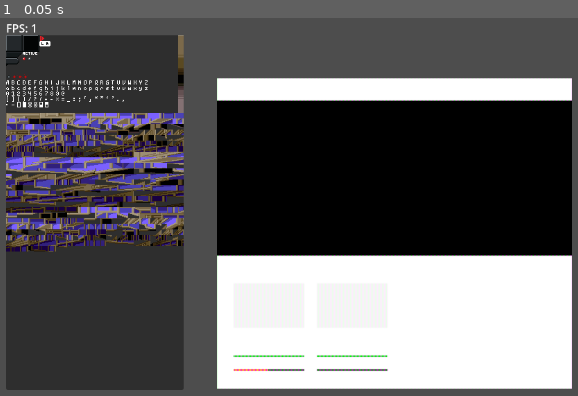
Above: before the commit, frame 1.
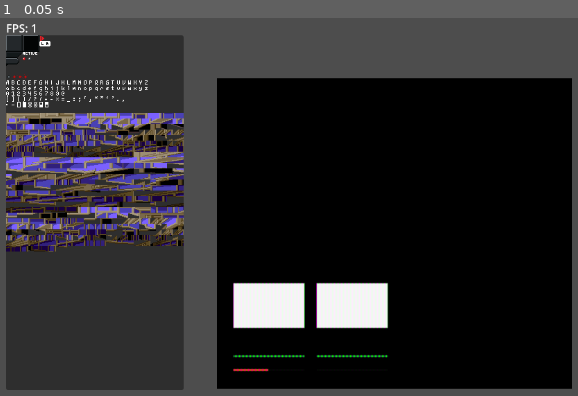
Above: after the commit, the same moment.

Repository: Momonyaro/godot-splatmap
Game: Godot game, scene res://test.tscn
Two runs of this game, one before a commit and one after it. Both use one fixed random seed, a clock stepped at 60 frames per second and the inputs below.
Inputs:
- Up to frame 1 (0.05 s): no input

The runs differ from the first frame. In frame 1, 23% of the frame differs, in the area x 30-99%, y 4-99%.
Error in both runs: Invalid call. Nonexistent function 'blit_rect_complex' in base 'Image'. (res://addons/splatmap/core/vram.gd:29)

Commit message:
slowly but surely moving things out of splatmap_viewport. Most of the rendering transferred but some issues remain for 180 deg turns.

Diff:
--- a/code/core/game.gd
+++ b/code/core/game.gd
@@ -9,6 +9,7 @@
 
 
 func set_state(key: String, value: Variant, send_event: bool = true) -> void:
+	print("setting state for %s - %s" % [key, value])
 	var path := _build_path(key)
 	if path.size() > 0:
 		var last_box := _state
--- /dev/null
+++ b/code/core/input.gd
@@ -0,0 +1,91 @@
+extends Node
+
+## [input.gd]
+## Handles input events.
+
+var _moving := false
+var _turning := 0
+var _turn_dir := 0
+
+var _target_position := Vector2i()
+var _target_facing := 0
+
+var _observed_states := [
+	"input.allow_move", "input.allow_turn", "input.moving", "input.turning"
+]
+
+var _initial_input_state: Dictionary = {
+	"input.allow_move": true, "input.allow_turn": true,
+	"input.moving": _moving, "input.turning": _turning,
+	"input.move_dir": Vector2i(), "input.turn_dir": _turn_dir
+}
+
+
+func _enter_tree() -> void:
+	owner.state_updated.connect(_on_state_updated)
+
+
+func _exit_tree() -> void:
+	owner.state_updated.disconnect(_on_state_updated)
+
+
+func _ready() -> void:
+	var bulk_keys := []
+	var bulk_values := []
+	for key in _initial_input_state.keys():
+		bulk_keys.push_back(key)
+		bulk_values.push_back(_initial_input_state[key])
+
+	owner.bulk_set_state("input", bulk_keys, bulk_values)
+
+
+func update() -> void:
+	_moving = owner.get_state("input.moving", _moving)
+	_turning = owner.get_state("input.turning", _turning)
+
+
+func _input(event: InputEvent) -> void:
+	if _turning > 0 or _moving:
+		return
+
+	if event is InputEventKey and event.pressed:
+		if event.keycode == KEY_RIGHT:
+			_turn(1)
+		elif event.keycode == KEY_LEFT:
+			_turn(-1)
+		elif event.keycode == KEY_DOWN:
+			_turn(2)
+		elif event.keycode == KEY_UP:
+			_try_step()
+
+
+func _turn(delta: int) -> void:
+	_target_facing = owner.get_state("world.player.facing", 0) + signi(delta)
+	if _target_facing >= 4: _target_facing -= 4
+	if _target_facing < 0: _target_facing += 4
+	_turn_dir = signi(delta)
+	_turning = absi(delta)
+	owner.set_state("input.turn_dir", _turn_dir)
+	owner.set_state("input.turning", _turning)
+
+
+func _try_step() -> void:
+	var can_traverse := true
+	var player_pos: Vector2i = owner.get_state("world.player.position", Vector2i())
+	var player_facing: int = owner.get_state("world.player.facing", 0)
+
+	var edge: DungeonEdgeResource = %Map.get_edge(player_pos, player_facing)
+	if edge != null:
+		can_traverse = edge.can_traverse
+	if can_traverse:
+		owner.set_state("input.move_dir", DungeonDirection.get_vector(player_facing))
+	else:
+		owner.set_state("input.move_dir", Vector2i())
+
+	_moving = true
+	owner.set_state("input.moving", _moving)
+
+
+func _on_state_updated(key: String, _value: Variant) -> void:
+	if key in _observed_states:
+		update()
--- a/code/core/world.gd
+++ /dev/null
@@ -1,9 +0,0 @@
-extends Node
-
-## [world.gd]
-## This what maintains state for the game world. Player position, turning and such.
-
-
-# Called when the node enters the scene tree for the first time.
-func _ready() -> void:
-	pass # Replace with function body.
--- a/code/maps/resources/dungeon_map_resource.gd
+++ b/code/maps/resources/dungeon_map_resource.gd
@@ -1,6 +1,7 @@
 @tool class_name DungeonMapResource extends Resource
 
 @export var size: Vector2i = Vector2i(16, 16)
+@export_file_path var tileset_ref: String = ""
 
 @export_group("Map Data")
 @export var cells: Array[DungeonCellResource] = []
--- a/code/maps/tilesets/smt1_mall_tileset.gd
+++ b/code/maps/tilesets/smt1_mall_tileset.gd
@@ -1,18 +1,22 @@
 extends LevelTileset
 
-@export var tileset: BakeResultResource
+var tileset_ref: String = "res://art/vcpr_bake_test_mall.tres"
+var _tileset: BakeResultResource
 var _current_offset := Vector2i(0, 0)
 var _baked_walls := {}
+
+func _init() -> void:
+	_tileset = load(tileset_ref)
 
 func write_to_vram(vram, offset: Vector2i) -> void:
 	_current_offset = offset
 	vram.write_img(offset.x, offset.y, get_vram_data().get_image(), Rect2i(Vector2i(), get_vram_size()))
 
 func get_vram_data() -> Texture2D:
-	return load(tileset.atlas_path)
+	return load(_tileset.atlas_path)
 
 func get_vram_size() -> Vector2i:
-	return tileset.atlas_size
+	return _tileset.atlas_size
 
 func get_complex_wall(key: String) -> Array:
 	if _baked_walls.has(key):
@@ -199,22 +203,22 @@
 
 
 func _get_region_height(region: int) -> int:
-	if tileset == null:
+	if _tileset == null:
 		return 0
 
-	var region_cell_size: Vector2i = tileset.regions[region].size / tileset.tile_size
+	var region_cell_size: Vector2i = _tileset.regions[region].size / _tileset.tile_size
 	return region_cell_size.y
 
 
 # Works off the assumption that all sprites are by default drawn for right walls
 func _build_left_wall(region: int) -> Array:
-	if tileset == null:
+	if _tileset == null:
 		return []
 
-	var region_cell_size: Vector2i = tileset.regions[region].size / tileset.tile_size
+	var region_cell_size: Vector2i = _tileset.regions[region].size / _tileset.tile_size
 
 	var to_return = []
-	for mapping in tileset.mappings:
+	for mapping in _tileset.mappings:
 		if mapping.region_index != region:
 			continue
 		if mapping.atlas_position == Vector2i(-1, -1):
@@ -224,7 +228,7 @@
 		var y := mapping.tile_position.y
 
 		to_return.push_back([
-			_current_offset + (mapping.atlas_position / tileset.tile_size),
+			_current_offset + (mapping.atlas_position / _tileset.tile_size),
 			Vector2i(x, y),
 			true,
 			false,
@@ -235,18 +239,18 @@
 
 
 func _build_right_wall(region: int) -> Array:
-	if tileset == null:
+	if _tileset == null:
 		return []
 
 	var to_return = []
-	for mapping in tileset.mappings:
+	for mapping in _tileset.mappings:
 		if mapping.region_index != region:
 			continue
 		if mapping.atlas_position == Vector2i(-1, -1):
 			continue
 
 		to_return.push_back([
-			_current_offset + (mapping.atlas_position / tileset.tile_size),
+			_current_offset + (mapping.atlas_position / _tileset.tile_size),
 			mapping.tile_position,
 			false,
 			false,
@@ -257,13 +261,13 @@
 
 
 func _build_flat_wall(region: int) -> Array:
-	if tileset == null:
+	if _tileset == null:
 		return []
 
-	var region_cell_size: Vector2i = tileset.regions[region].size / tileset.tile_size
+	var region_cell_size: Vector2i = _tileset.regions[region].size / _tileset.tile_size
 
 	var to_return = []
-	for mapping in tileset.mappings:
+	for mapping in _tileset.mappings:
 		if mapping.region_index != region:
 			continue
 		if mapping.atlas_position == Vector2i(-1, -1):
@@ -273,7 +277,7 @@
 		var rev_y := mapping.tile_position.y
 
 		to_return.push_back([
-			_current_offset + (mapping.atlas_position / tileset.tile_size),
+			_current_offset + (mapping.atlas_position / _tileset.tile_size),
 			mapping.tile_position,
 			false,
 			false,
@@ -281,7 +285,7 @@
 		])
 
 		to_return.push_back([
-			_current_offset + (mapping.atlas_position / tileset.tile_size),
+			_current_offset + (mapping.atlas_position / _tileset.tile_size),
 			Vector2i(rev_x, rev_y),
 			true,
 			false,
--- a/code/ui/components/ui_comp_base.gd
+++ b/code/ui/components/ui_comp_base.gd
@@ -12,13 +12,13 @@
 func _exit_tree() -> void:
 	owner.state_updated.disconnect(_on_state_updated)
 
+func _on_state_updated(key: String, _value: Variant) -> void:
+	if key in _observed_states:
+		update()
+
 func _register_draw(cmd: SplatCmd) -> void:
 	_cmds.push_back(Splatmap.register_draw(cmd))
 	pass
 
-func _on_state_updated(key: String, _value: Variant) -> void:
-	if key in _observed_states:
-		update()
-
 func _get_game() -> Node:
 	return owner
--- a/code/ui/ui.gd
+++ b/code/ui/ui.gd
@@ -9,11 +9,10 @@
 }
 
 var _initial_ui_state: Dictionary = {
-	"ui.layer": 2,
+	"ui.layer": 3,
 	"ui.frame.visible": true,
 	"ui.cmdbar.visible": true,
 	"ui.party.visible": true,
-	"ui.party.in_battle": true,
 	"ui.party.items": [
 		{ "name": "Momonyaro", "hp": Vector2i(999, 999), "ap": Vector2i(100, 200), "active": true },
 		{ "name": "Splatmap", "hp": Vector2i(999, 999), "ap": Vector2i(0, 0), "active": false }
--- /dev/null
+++ b/code/world/components/map.gd
@@ -0,0 +1,147 @@
+extends WorldComponentBase
+
+
+var map: DungeonMapResource = null
+var _loaded_map: String = ""
+var _move_progress := 0.0
+var _sub_offset := Vector2i()
+var _reachable_cells: Array[Vector2i]= []
+
+var _layer: int
+var _player_pos: Vector2i
+var _player_facing: int
+var _moving: bool
+var _move_dir: Vector2i
+var _turning: int
+var _turn_dir: int
+
+
+func _init() -> void:
+	_observed_states = [
+		"world", "world.layer", "world.map", "world.stage", "world.player.position",
+		"world.player.facing", "input.moving", "input.turning"
+	]
+
+
+func _process(delta: float) -> void:
+	if !map:
+		return
+
+	var culled_data := []
+	if _moving:
+		if _move_progress <= 0.5:
+			culled_data = DungeonRenderUtils.get_step_render_batch(_player_pos, _player_facing, map, _reachable_cells)
+		else:
+			_reachable_cells = map.get_reachable_cells(_player_pos + _move_dir)
+			culled_data = DungeonRenderUtils.get_default_render_batch(_player_pos + _move_dir, _player_facing, map, _reachable_cells)
+		_sub_offset.x = 0
+		_move_progress = clampf(_move_progress + delta * 3, 0.0, 1.0)
+	elif _turning > 0:
+		var _target_facing = _player_facing + (_turning * _turn_dir)
+		if _target_facing >= 4: _target_facing -= 4
+		elif _target_facing < 0: _target_facing += 4
+
+		if _move_progress <= 0.25:
+			var slide_x := lerpf(0.0, -1.0, _move_progress * 4)
+			_sub_offset.x = roundi(8 * _turn_dir * slide_x)
+			culled_data = DungeonRenderUtils.get_default_render_batch(_player_pos, _player_facing, map, _reachable_cells)
+		elif _move_progress <= 0.75:
+			var slide_x := lerpf(1.0, -1.0, (_move_progress - 0.25) * 2)
+			_sub_offset.x = roundi(16 * _turn_dir * slide_x)
+			culled_data = DungeonRenderUtils.get_turning_render_batch(_player_pos, _player_facing, _target_facing, map, _reachable_cells)
+		else:
+			var slide_x := lerpf(1.0, 0.0, (_move_progress - 0.75) * 4)
+			_sub_offset.x = roundi(8 * _turn_dir * slide_x)
+			culled_data = DungeonRenderUtils.get_default_render_batch(_player_pos, _target_facing, map, _reachable_cells)
+		_move_progress = clampf(_move_progress + delta * 2, 0.0, 1.0)
+	else:
+		#culled_data = DungeonRenderUtils.get_step_render_batch(_player_pos, _player_facing, test_map)
+		culled_data = DungeonRenderUtils.get_default_render_batch(_player_pos, _player_facing, map, _reachable_cells)
+		_move_progress = clampf(_move_progress + delta, 0.0, 1.0)
+
+	if _move_progress == 1.0:
+		var new_turning = maxi(0, _turning - 1)
+		_sub_offset.x = 0
+		if _moving:
+			owner.set_state("world.player.position", _player_pos + _move_dir)
+			owner.set_state("input.moving", false)
+		if new_turning > 0 and _turning != new_turning:
+			_move_progress = 0.0
+			owner.set_state("world.player.facing", _loop_between(_player_facing + _turn_dir, 0, 4))
+		elif new_turning == 0 and _turning != new_turning:
+			owner.set_state("world.player.facing", _loop_between(_player_facing + _turn_dir, 0, 4))
+
+		if _turning != new_turning:
+			owner.set_state("input.turning", new_turning)
+
+	for line in culled_data:
+		var wall_h: int = $Tileset.get_wall_height(line[0])
+		var grid_pos: Vector2i = (Vector2i(0, 2 - wall_h) + line[1]) * Splatmap.Vram.CELL_SIZE
+		Splatmap.add_immediate(SplatDrawComplexCmd.new($Tileset.get_complex_wall(line[0]), _sub_offset + grid_pos, _layer, false))
+
+
+func update() -> void:
+	var map_name: String = owner.get_state("world.map", "")
+
+	if map_name != _loaded_map:
+		_update_map(map_name)
+
+	if !map:
+		return
+
+	_update_input()
+	_update_world()
+
+
+func get_edge(position: Vector2i, facing: int) -> DungeonEdgeResource:
+	if map == null:
+		return null
+
+	return map.get_edge(position, facing)
+
+
+func _update_map(map_name: String) -> void:
+	map = load(map_name)
+	_loaded_map = map_name
+
+	if map.tileset_ref == "":
+		return
+
+	_player_pos = map.find_pos_with_tag(&"spawn")
+	_reachable_cells = map.get_reachable_cells(_player_pos)
+
+	# This section is funky as hell and there's probably a better way...
+	var tileset_parent := $Tileset
+	var tileset: LevelTileset = load(map.tileset_ref).new()
+	tileset_parent.set_script(tileset.get_script())
+
+	$Tileset.write_to_vram(Splatmap._vram, Vector2i(0, 14))
+
+
+func _update_input() -> void:
+	_moving = owner.get_state("input.moving", false)
+	if _moving:
+		_move_progress = 0.0
+	_move_dir = owner.get_state("input.move_dir", Vector2i())
+	_turning = owner.get_state("input.turning", 0)
+	if _turning > 0:
+		_move_progress = 0.0
+
+	_turn_dir = owner.get_state("input.turn_dir", 0)
+
+
+func _update_world() -> void:
+	_layer = owner.get_state("world.layer", 1)
+	var new_player_pos: Vector2i = owner.get_state("world.player.position", Vector2i())
+	if new_player_pos != _player_pos:
+		_player_pos = new_player_pos
+		_reachable_cells = map.get_reachable_cells(_player_pos)
+	_player_facing = owner.get_state("world.player.facing", 0)
+
+
+func _loop_between(v: int, min: int, max: int) -> int:
+	while v >= max:
+		v -= max
+	while v < min:
+		v += max
+	return v
--- /dev/null
+++ b/code/world/components/world_comp_base.gd
@@ -0,0 +1,24 @@
+@abstract class_name WorldComponentBase extends Node
+
+var _cmds := []
+var _observed_states := []
+
+@abstract func update() -> void
+
+
+func _enter_tree() -> void:
+	owner.state_updated.connect(_on_state_updated)
+
+func _exit_tree() -> void:
+	owner.state_updated.disconnect(_on_state_updated)
+
+func _on_state_updated(key: String, _value: Variant) -> void:
+	if key in _observed_states:
+		update()
+
+func _register_draw(cmd: SplatCmd) -> void:
+	_cmds.push_back(Splatmap.register_draw(cmd))
+	pass
+
+func _get_game() -> Node:
+	return owner
--- /dev/null
+++ b/code/world/world.gd
@@ -0,0 +1,20 @@
+extends Node
+
+## [world.gd]
+## This what maintains state for the game world. Player position, turning and such.
+
+var _initial_world_state: Dictionary = {
+	"world.layer": 1,
+	"world.player.facing": 2,
+	"world.player.position": Vector2i(7, 1),
+	"world.map": "res://test_map.tres"
+}
+
+func _ready() -> void:
+	var bulk_keys := []
+	var bulk_values := []
+	for key in _initial_world_state.keys():
+		bulk_keys.push_back(key)
+		bulk_values.push_back(_initial_world_state[key])
+
+	owner.bulk_set_state("world", bulk_keys, bulk_values)
--- a/scenes/game.tscn
+++ b/scenes/game.tscn
@@ -1,18 +1,29 @@
 [gd_scene format=3 uid="uid://bxo32tp0nir2d"]
 
 [ext_resource type="Script" uid="uid://b0ipvneunsqos" path="res://code/core/game.gd" id="1_uwrxv"]
-[ext_resource type="Script" uid="uid://d26w8v0dab83x" path="res://code/core/world.gd" id="2_p57ef"]
+[ext_resource type="Script" uid="uid://ddtrpxcm0t8uq" path="res://code/core/input.gd" id="2_gee14"]
+[ext_resource type="Script" uid="uid://d26w8v0dab83x" path="res://code/world/world.gd" id="2_p57ef"]
 [ext_resource type="Script" uid="uid://br80iwuj0p1yh" path="res://code/ui/ui.gd" id="2_yqjtg"]
 [ext_resource type="Script" uid="uid://dqbbacyx1eet7" path="res://code/ui/components/ui_frame.gd" id="3_lnu2h"]
+[ext_resource type="Script" uid="uid://cydxlslrxhyhu" path="res://code/world/components/map.gd" id="3_u5sy4"]
 [ext_resource type="Script" uid="uid://bh2yx5n4q0258" path="res://code/ui/components/ui_cmdbar.gd" id="4_lbhrr"]
 [ext_resource type="Script" uid="uid://d245b84pcakbf" path="res://code/ui/components/ui_party_cards.gd" id="5_iywne"]
 
 [node name="Game" type="Node" unique_id=1871087400]
 script = ExtResource("1_uwrxv")
 
+[node name="Input" type="Node" parent="." unique_id=1148307196]
+script = ExtResource("2_gee14")
+
 [node name="World" type="Node" parent="." unique_id=266290767]
 unique_name_in_owner = true
 script = ExtResource("2_p57ef")
+
+[node name="Map" type="Node" parent="World" unique_id=68805]
+unique_name_in_owner = true
+script = ExtResource("3_u5sy4")
+
+[node name="Tileset" type="Node" parent="World/Map" unique_id=319091302]
 
 [node name="UI" type="Node" parent="." unique_id=1621822014]
 unique_name_in_owner = true
--- a/splatmap_viewport.gd
+++ b/splatmap_viewport.gd
@@ -29,15 +29,11 @@
 
 
 func _ready() -> void:
-	Splatmap._vram.write_img(31, 0, test_sky.get_image(), Rect2i(Vector2i(), test_sky.get_size()))
-
-	if $Tileset != null:
-		$Tileset.write_to_vram(Splatmap._vram, Vector2i(0, 14))
 	Splatmap.clear_color = clear_color
 	#Splatmap.set_layer_effect(0, "wavy", SplatWavyEffect.new())
 	_resize.call_deferred()
 	visible = true
-
+	return
 	# Draw Sky
 	for y in range(2, 16, 1):
 		Splatmap.register_draw(SplatDrawLineCmd.new(Vector2i(31, y - 2), y, 0))
@@ -47,6 +43,9 @@
 
 
 func _process(delta: float) -> void:
+	if debug_vram_view:
+		debug_vram_view.texture = ImageTexture.create_from_image(Splatmap._vram._data)
+	return
 	var culled_data := []
 
 	if _stepping:
@@ -94,36 +93,9 @@
 		var grid_pos: Vector2i = (Vector2i(0, 2 - wall_h) + line[1]) * Splatmap.Vram.CELL_SIZE
 		Splatmap.add_immediate(SplatDrawComplexCmd.new($Tileset.get_complex_wall(line[0]), _sub_offset + grid_pos, 0, false))
 
-	if debug_vram_view:
-		debug_vram_view.texture = ImageTexture.create_from_image(Splatmap._vram._data)
-
 	var parent := get_parent_control()
 	if parent and parent.size != _last_parent_size:
 		_resize()
-
-
-func _input(event: InputEvent) -> void:
-	if _turning > 0 or _stepping:
-		return
-
-	if event is InputEventKey and event.pressed:
-		if event.keycode == KEY_RIGHT:
-			_turn(1)
-		elif event.keycode == KEY_LEFT:
-			_turn(-1)
-		elif event.keycode == KEY_DOWN:
-			_turn(2)
-		elif event.keycode == KEY_UP:
-			_try_step()
-
-
-func _turn(delta: int) -> void:
-	_target_facing = _player_facing + signi(delta)
-	if _target_facing >= 4: _target_facing -= 4
-	if _target_facing < 0: _target_facing += 4
-	_turn_dir = signi(delta)
-	_turning = absi(delta)
-	_move_progress = 0.0
 
 
 func _set_player_facing(value: DungeonDirection.Facing) -> void:
@@ -131,19 +103,6 @@
 		get_tree().root.get_node("/root/TEST_SCENE/Game").set_state("world.player.facing", value)
 
 	_player_facing = value
-
-
-func _try_step() -> void:
-		var can_traverse := true
-		var edge := test_map.get_edge(_player_pos, _player_facing)
-		if edge != null:
-			can_traverse = edge.can_traverse
-		if can_traverse:
-			_target_pos = _player_pos + Vector2(DungeonDirection.get_vector(_player_facing))
-		else:
-			_target_pos = _player_pos
-		_stepping = true
-		_move_progress = 0
 
 
 func _resize() -> void:
--- a/test_map.tres
+++ b/test_map.tres
@@ -881,5 +881,6 @@
 [resource]
 script = ExtResource("3_2kbbm")
 size = Vector2i(9, 9)
+tileset_ref = "res://code/maps/tilesets/smt1_mall_tileset.gd"
 cells = Array[ExtResource("1_t58h8")]([SubResource("Resource_t58h8"), SubResource("Resource_cnwnv"), SubResource("Resou …(2431 unchanged characters)…
 metadata/_custom_type_script = "uid://bc0nit3tqxro1"
Not shown, added: code/core/input.gd.uid
Not shown, added: code/world/components/map.gd.uid
Not shown, added: code/world/components/world_comp_base.gd.uid
Renamed: code/core/world.gd.uid -> code/world/world.gd.uid
